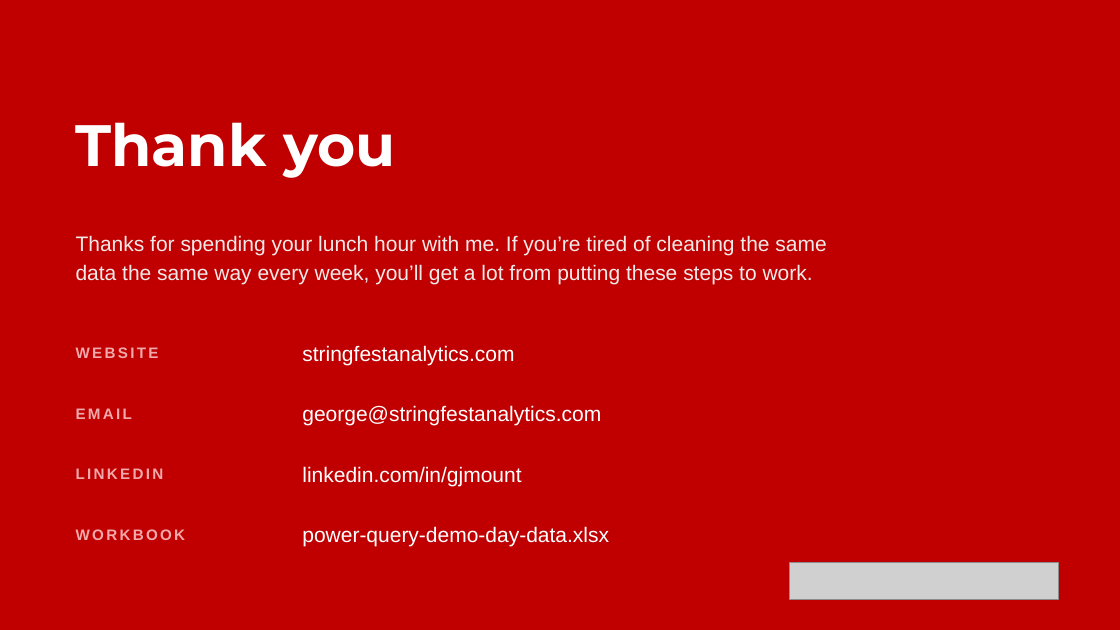
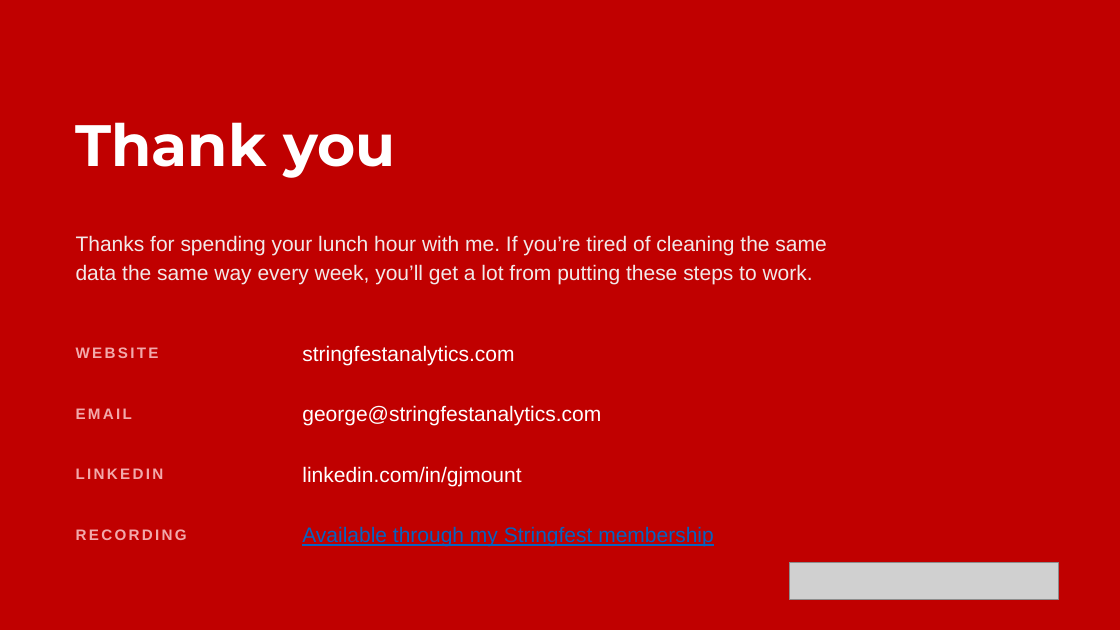
Before and after one commit to stringfestdata/power-query-demo-day, a slide deck: slide 14 of power-query-demo-day.pptx. Drawn at 1120x630 pixels with LibreOffice and Linux fonts; fonts in the diff are those of the drawing; grey boxes stand for pictures. Boxes give left, top, right and bottom in pixels: in the first picture for what was removed or moved away, otherwise in the second. Text is boxed around its words. In the diff, an @@ line names an element or a change of style, - is before the commit and + after.

```diff
--- a/power-query-demo-day.pptx
+++ b/power-query-demo-day.pptx
@@ text at <box>76,529,187,540</box>: text changed @@
-WORKBOOK
+RECORDING
@@ text at <box>302,526,713,547</box>: text changed; text colour #FFFFFF to #0563C1 @@
-power-query-demo-day-data.xlsx
+Available through my Stringfest membership
```
Also in this commit, not shown: 1 other slide changed.
